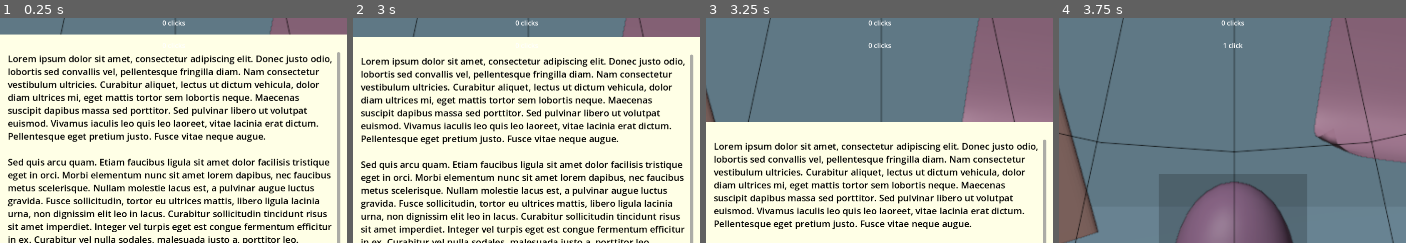
Above: before the commit, frames 1-4 (left to right).
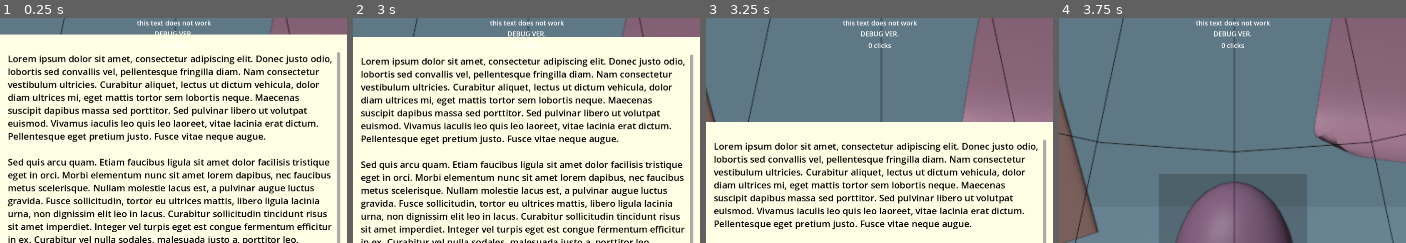
Above: after the commit, the same moments.

Repository: 100-Devs-1-Game/TheHatchery
Game: Godot game, scene res://scenes/game.tscn
Same seed, same stepped clock (60 frames per second), same inputs: the game is played once before the commit and once after it.
Inputs (mouse positions are % of the whole screen's width and height, from its top left):
- Up to frame 1 (0.25 s): no input
- Up to frame 2 (3 s): click (50, 56) at 0.5 s; click "research notes" at 1.25 s; click (50, 56) at 2 s; click "research notes" at 2.75 s
- Up to frame 3 (3.25 s): no input
- Up to frame 4 (3.75 s): click (50, 56) at 3.5 s
The pictures show only the part of the screen within x 25-75%, y 0-50%; the shares and areas given below are measured in that part.

The runs differ from the first frame. In frame 1, 0.4% of the frame differs, in the area x 39-61%, y 0-8%; in frame 2, 0.5%; in frame 3, 0.5%; in frame 4, 0.6%, in the area x 39-61%, y 0-14%.

Commit message:
Debug text fix

Diff:
--- a/src/scripts/debug.gd
+++ b/src/scripts/debug.gd
@@ -7,7 +7,7 @@
 	# NOTE: DISPLAYS CURRENT CLICK VALUE
 	#$Label.text = "%d clicks" % int(clicks)
 	if clicks == 1:
-		$ClickCounter.text = str(clicks) + " click"
+		$"../ClickCounter".text = str(clicks) + " click"
 	else:
-		$ClickCounter.text = str(clicks) + " clicks"
+		$"../ClickCounter".text = str(clicks) + " clicks"
 	#print($Timer.wait_time - $Timer.time_left)
